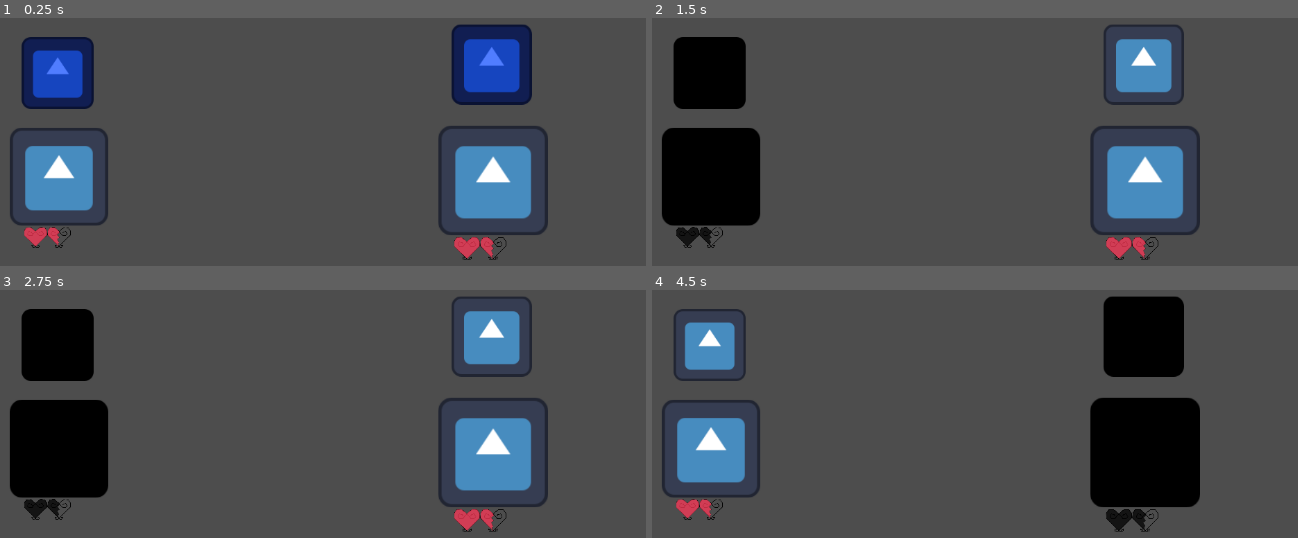
Above: before the commit, frames 1-4 (two rows, left to right).
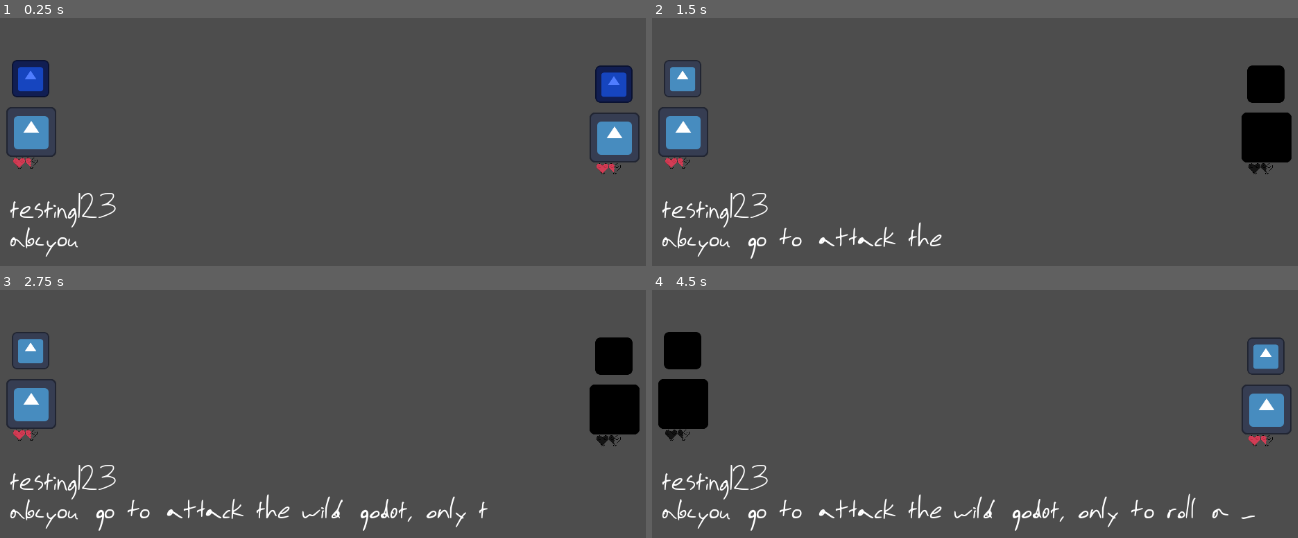
Above: after the commit, the same moments.

Repository: TeamName-FIOLTR/GMTK2023
Game: Godot game, scene res://scenes/levels/test/test_level.tscn
The game is run twice, just before and just after one commit, with the same random seed, the same clock (stepped at 60 frames per second) and the same inputs. The project has no main scene, so this scene is started directly. The engine's default icon, where the game draws it, is replaced by a stand-in: a white triangle on a blue panel in a dark square.
Inputs (mouse positions are in pixels of both pictures, inside the frame that each line leads up to):
- Up to frame 1 (0.25 s): no input
- Up to frame 2 (1.5 s): move the mouse to (1142, 181) at 0.52 s; hold Right (ui_right) 0.53-1.28 s; tap Enter at 1.25 s; move the mouse to (710, 176) at 1.27 s; hold Down (ui_down) from 1.28 s (still down)
- Up to frame 3 (2.75 s): move the mouse to (406, 389) at 2.02 s; release Down (ui_down) at 2.03 s; hold Right (ui_right) from 2.03 s (still down)
- Up to frame 4 (4.5 s): tap Space at 2.75, 4.25 s; move the mouse to (outside the picture) at 2.77 s; release Right (ui_right) at 2.78 s; hold Up (ui_up) 2.78-3.53 s; tap Enter at 3.5 s; move the mouse to (outside the picture) at 3.52 s; hold Left (ui_left) from 3.53 s (still down); move the mouse to (742, 421) at 4.27 s

The runs differ from the first frame. In frame 1, 19% of the frame differs, in the area x 0-99%, y 2-98%; in frame 2, 20%; in frame 3, 21%; in frame 4, 22%.

Commit message:
made a clicky talk box

Diff:
--- /dev/null
+++ b/resources/stefiont.tres
@@ -0,0 +1,7 @@
+[gd_resource type="FontVariation" load_steps=2 format=3 uid="uid://d0a5dxtbpqi8k"]
+
+[ext_resource type="FontFile" uid="uid://dd50vh8h61pgr" path="res://assets/fonts/stefiont/Stefiont-Regular.otf" id="1_pm5sq"]
+
+[resource]
+base_font = ExtResource("1_pm5sq")
+spacing_bottom = -15
--- /dev/null
+++ b/scenes/levels/test/Description Box.gd
@@ -0,0 +1,11 @@
+extends Control
+
+
+# Called when the node enters the scene tree for the first time.
+func _ready():
+	$padding/talkBox.target_text = "you go to attack the wild godot, only to roll a _"
+
+
+# Called every frame. 'delta' is the elapsed time since the previous frame.
+func _process(delta):
+	pass
--- a/scenes/levels/test/test_level.tscn
+++ b/scenes/levels/test/test_level.tscn
@@ -1,19 +1,58 @@
-[gd_scene load_steps=4 format=3 uid="uid://chqs0rqvw37gt"]
+[gd_scene load_steps=6 format=3 uid="uid://chqs0rqvw37gt"]
 
 [ext_resource type="Script" path="res://scenes/levels/test/test_level.gd" id="1_opsnk"]
 [ext_resource type="PackedScene" uid="uid://c51cc5g63vh0p" path="res://scenes/objects/entities/entity.tscn" id="2_4uyk5"]
 [ext_resource type="PackedScene" uid="uid://db2yfx8gb7k7e" path="res://scenes/objects/entityContainer/entity_container.tscn" id="2_cnlcd"]
+[ext_resource type="PackedScene" uid="uid://caj6ncauubbsw" path="res://scenes/objects/UI/talkbox/talkbox.tscn" id="4_fxf51"]
+[ext_resource type="Script" path="res://scenes/levels/test/Description Box.gd" id="4_miqya"]
 
-[node name="test level" type="Node2D"]
+[node name="Control" type="Control"]
+layout_mode = 3
+anchors_preset = 15
+anchor_right = 1.0
+anchor_bottom = 1.0
+grow_horizontal = 2
+grow_vertical = 2
+
+[node name="Combat Zone" type="Control" parent="."]
+layout_mode = 1
+anchor_right = 1.0
+anchor_bottom = 0.434
+grow_horizontal = 2
+grow_vertical = 2
+
+[node name="EntityContainer" parent="Combat Zone" instance=ExtResource("2_cnlcd")]
+position = Vector2(0, -2)
+
+[node name="Entity2" parent="Combat Zone/EntityContainer" instance=ExtResource("2_4uyk5")]
+position = Vector2(146, 197)
+scale = Vector2(3.4697, 3.4697)
+
+[node name="Entity" parent="Combat Zone/EntityContainer" instance=ExtResource("2_4uyk5")]
+position = Vector2(987, 205)
+scale = Vector2(3.4697, 3.4697)
+
+[node name="test level" type="Node2D" parent="."]
 position = Vector2(0, -2)
 script = ExtResource("1_opsnk")
 
-[node name="EntityContainer" parent="." instance=ExtResource("2_cnlcd")]
+[node name="Description Box" type="Control" parent="."]
+layout_mode = 1
+anchor_top = 0.434
+anchor_right = 1.0
+anchor_bottom = 0.572
+grow_horizontal = 2
+grow_vertical = 2
+script = ExtResource("4_miqya")
 
-[node name="Entity" parent="EntityContainer" instance=ExtResource("2_4uyk5")]
-position = Vector2(812, 259)
-scale = Vector2(7.56, 7.56)
+[node name="padding" type="Control" parent="Description Box"]
+layout_mode = 1
+anchor_left = 0.1
+anchor_top = 0.1
+anchor_right = 0.9
+anchor_bottom = 0.9
+offset_right = 40.0
+offset_bottom = 40.0
 
-[node name="Entity2" parent="EntityContainer" instance=ExtResource("2_4uyk5")]
-position = Vector2(186, 255)
-scale = Vector2(6.7497, 6.7497)
+[node name="talkBox" parent="Description Box/padding" instance=ExtResource("4_fxf51")]
+layout_mode = 1
--- /dev/null
+++ b/scenes/objects/UI/talkbox/talkbox.gd
@@ -0,0 +1,26 @@
+extends Control
+
+
+@export var lbltext : RichTextLabel
+
+var type_index : int = 0
+var target_text : String = "" :
+	set(val):
+		target_text = val
+		$TypeTimer.start()
+	get:
+		return target_text
+
+
+func pop_letter()->void:
+	lbltext.text += target_text[type_index]
+	$AudioStreamPlayer.play()
+	type_index += 1
+func on_tttimeout():
+	if type_index < len(target_text):
+		pop_letter()
+	else:
+		$TypeTimer.stop()
+# Called when the node enters the scene tree for the first time.
+func _ready():
+	$TypeTimer.timeout.connect(on_tttimeout)
--- /dev/null
+++ b/scenes/objects/UI/talkbox/talkbox.tscn
@@ -0,0 +1,37 @@
+[gd_scene load_steps=5 format=3 uid="uid://caj6ncauubbsw"]
+
+[ext_resource type="FontVariation" uid="uid://d0a5dxtbpqi8k" path="res://resources/stefiont.tres" id="1_1fhx3"]
+[ext_resource type="Script" path="res://scenes/objects/UI/talkbox/talkbox.gd" id="1_coih1"]
+[ext_resource type="AudioStream" uid="uid://b7gdapxm7ix8k" path="res://assets/sounds/message-pop-alert-fast.mp3" id="3_5m1fg"]
+
+[sub_resource type="Theme" id="Theme_4iuus"]
+RichTextLabel/font_sizes/normal_font_size = 50
+RichTextLabel/fonts/normal_font = ExtResource("1_1fhx3")
+
+[node name="talkBox" type="Control" node_paths=PackedStringArray("lbltext")]
+layout_mode = 3
+anchors_preset = 15
+anchor_right = 1.0
+anchor_bottom = 1.0
+grow_horizontal = 2
+grow_vertical = 2
+theme = SubResource("Theme_4iuus")
+script = ExtResource("1_coih1")
+lbltext = NodePath("RichTextLabel")
+
+[node name="RichTextLabel" type="RichTextLabel" parent="."]
+layout_mode = 1
+anchors_preset = 15
+anchor_right = 1.0
+anchor_bottom = 1.0
+grow_horizontal = 2
+grow_vertical = 2
+theme_override_font_sizes/mono_font_size = 7
+text = "testing123
+abc"
+
+[node name="TypeTimer" type="Timer" parent="."]
+wait_time = 0.07
+
+[node name="AudioStreamPlayer" type="AudioStreamPlayer" parent="."]
+stream = ExtResource("3_5m1fg")
Binary file added: assets/fonts/citrustime/Citrustime Mac.ttf
Not shown, added: assets/fonts/citrustime/Citrustime Mac.ttf.import
Not shown, added: assets/fonts/citrustime/Citrustime OFL.txt
Binary file added: assets/fonts/citrustime/Citrustime.ttf
Not shown, added: assets/fonts/citrustime/Citrustime.ttf.import
Binary file added: assets/fonts/stefiont/Stefiont-Regular.otf
Not shown, added: assets/fonts/stefiont/Stefiont-Regular.otf.import
Binary file added: assets/fonts/stefiont/Stefiont-Regular.ttf
Not shown, added: assets/fonts/stefiont/Stefiont-Regular.ttf.import
Not shown, added: assets/sounds/message-pop-alert-fast.mp3.import
Not shown, added: assets/sounds/mixkit-message-pop-alert-2354.mp3.import
Not shown, added: assets/fonts/citrustime/README.md
(and 6 more such lines)
